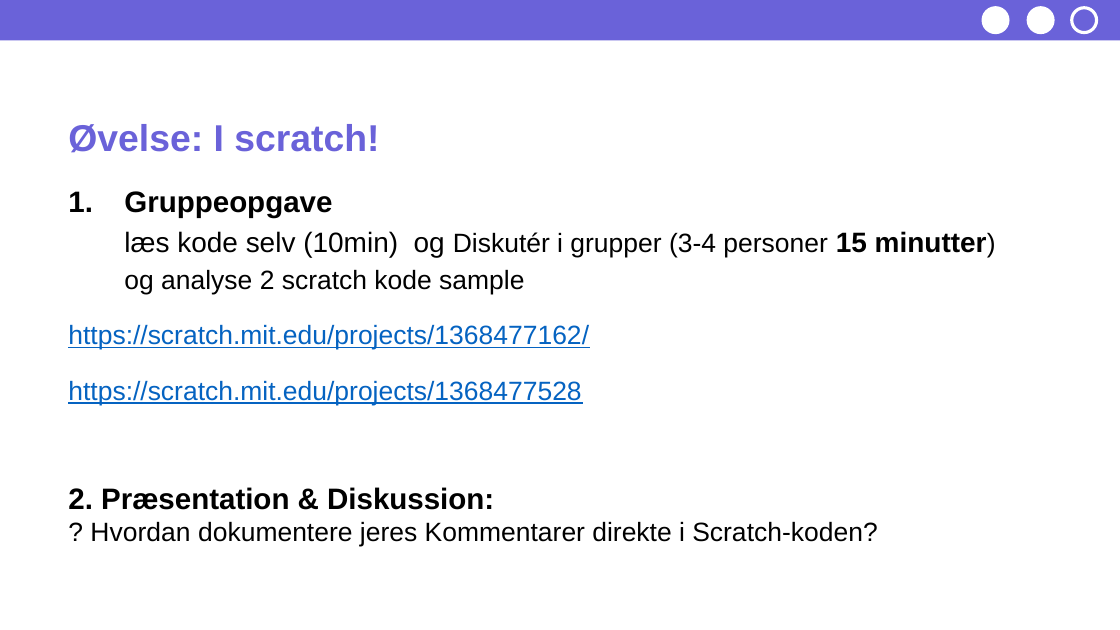
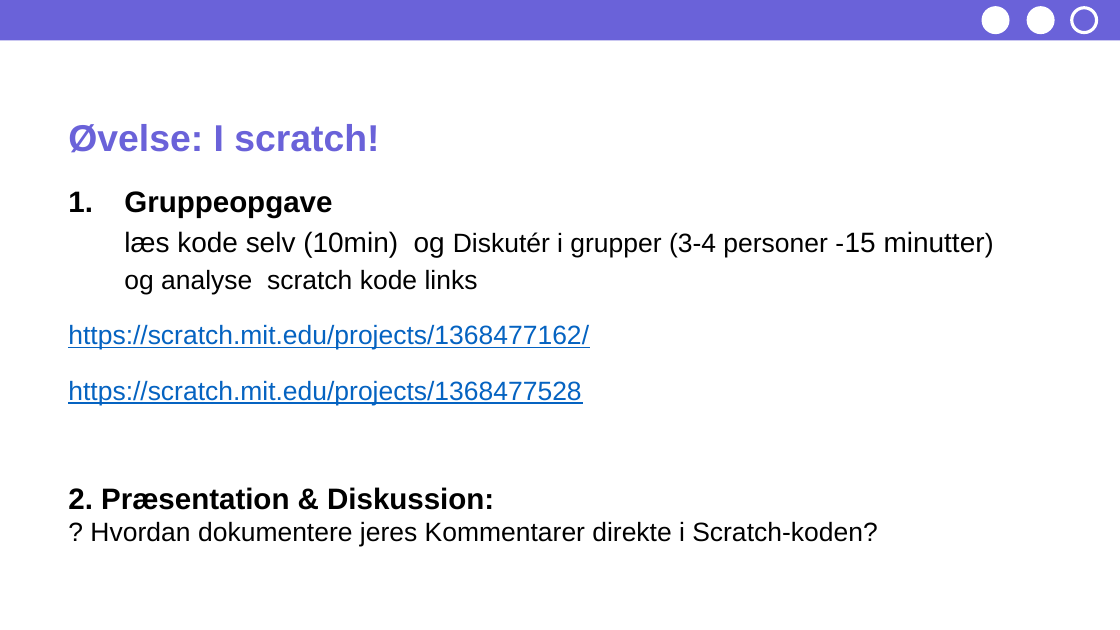
Before and after one commit to xiaoleibi/DMU26, a slide deck: slide 22 of ppt/Uge37_tirsdag_Algoritmer - Grundlæggende Programmering.pptx. Drawn at 1120x630 pixels with LibreOffice and Linux fonts; fonts in the diff are those of the drawing; grey boxes stand for pictures. Boxes give left, top, right and bottom in pixels: in the first picture for what was removed or moved away, otherwise in the second. Text is boxed around its words. In the diff, an @@ line names an element or a change of style, - is before the commit and + after.

```diff
--- a/ppt/Uge37_tirsdag_Algoritmer - Grundlæggende Programmering.pptx
+++ b/ppt/Uge37_tirsdag_Algoritmer - Grundlæggende Programmering.pptx
@@ text at bbox=[124, 191, 985, 294]: text changed @@
-1. Gruppeopgave
-   læs kode selv (10min) og Diskutér i grupper (3-4 personer 15 minutter) og analyse 2 scratch kode sample
+1. Gruppeopgave
+   læs kode selv (10min) og Diskutér i grupper (3-4 personer -15 minutter) og analyse scratch kode links
```
Also in this commit, not shown: 2 other slides changed, 1 other file.
